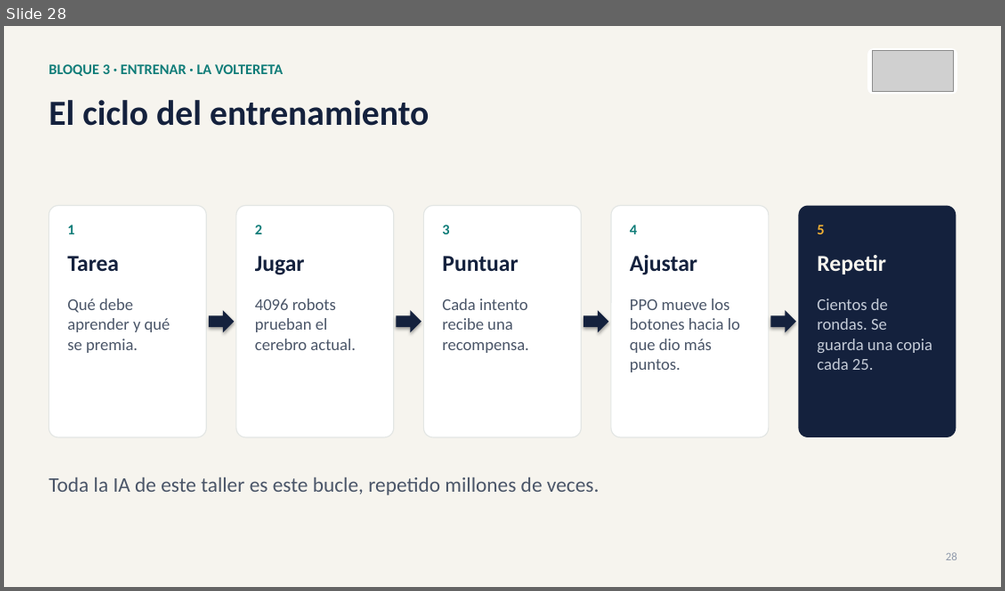
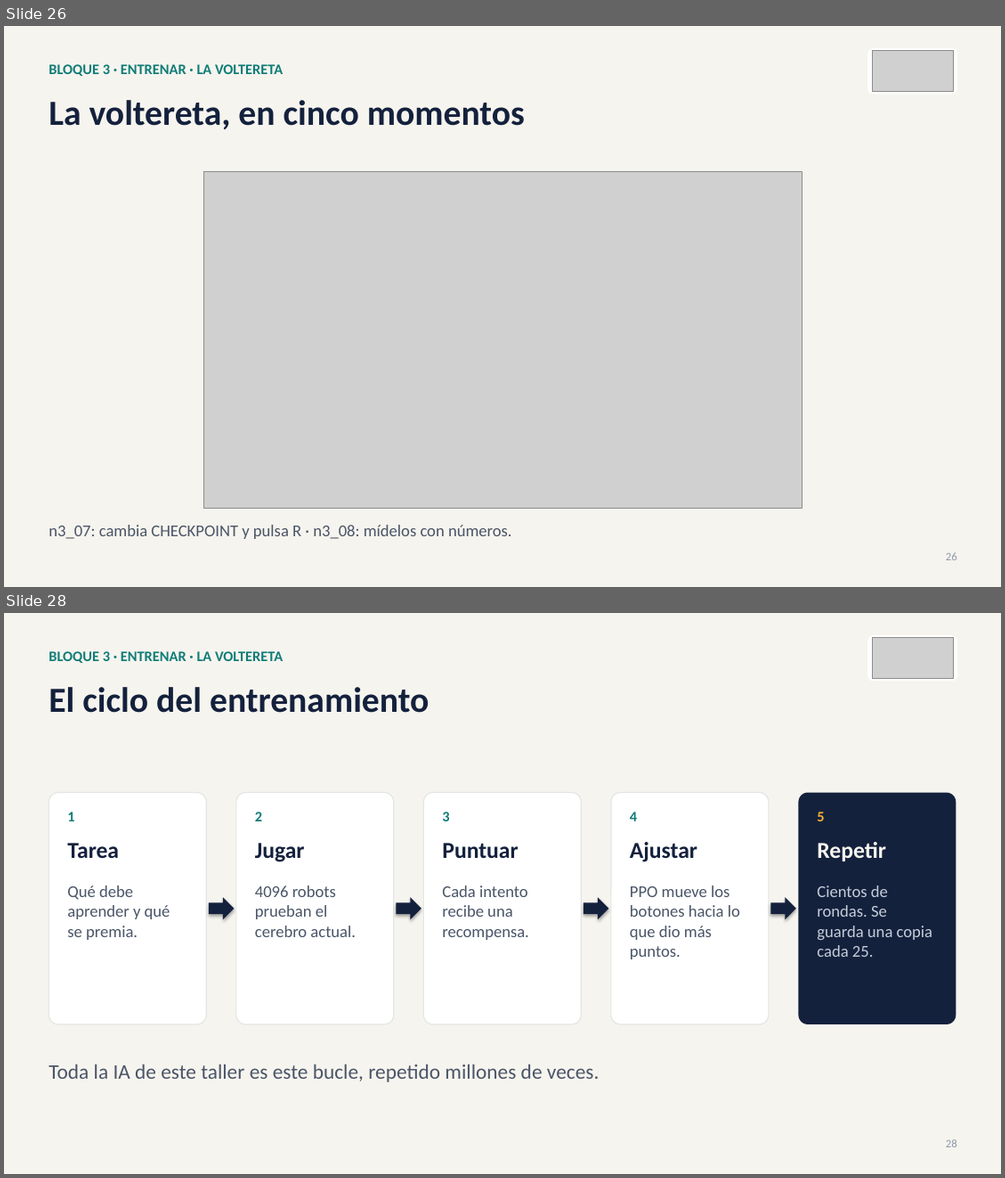
Before and after one commit to david2526IA/taller_microduck_windows, a slide deck: workshop-ia-fisica/presentaciones/Presentacion_03_taller_completo.pptx. Shown one above the other, each under a label of ours: slide 28 before the commit, slides 26 and 28 after it; the slides between them are not shown. The pictures are 1005x591 and 1005x1178 pixels, drawn with LibreOffice and Linux fonts; fonts in the diff are those of the drawing; grey boxes stand for pictures. Boxes give left, top, right and bottom in pixels: in the first picture for what was removed or moved away, otherwise in the second. Text is boxed around its words. In the diff, an @@ line names an element or a change of style, - is before the commit and + after.

```diff
--- a/workshop-ia-fisica/presentaciones/Presentacion_03_taller_completo.pptx
+++ b/workshop-ia-fisica/presentaciones/Presentacion_03_taller_completo.pptx
@@ slide 26 added at bbox=[4, 26, 1001, 587], background #F6F4EE @@
@@ rounded rectangle added at bbox=[867, 48, 957, 94], fill #FFFFFF @@
@@ picture added at bbox=[872, 51, 953, 92] @@
@@ text added at bbox=[48, 64, 283, 76], 14 pt, text #0F7C78, bold @@
+BLOQUE 3 · ENTRENAR · LA VOLTERETA
@@ text added at bbox=[48, 100, 525, 129], 34 pt, text #14213D, bold @@
+La voltereta, en cinco momentos
@@ picture added at bbox=[203, 172, 802, 508] @@
@@ text added at bbox=[48, 524, 512, 539], 16 pt, text #4A5568 @@
+n3_07: cambia CHECKPOINT y pulsa R · n3_08: mídelos con números.
@@ text added at bbox=[946, 552, 957, 560], 11 pt, text #8F99AB @@
+26
```
Also in this commit, not shown: 20 slides changed, 1 slide removed, 6 other files.
